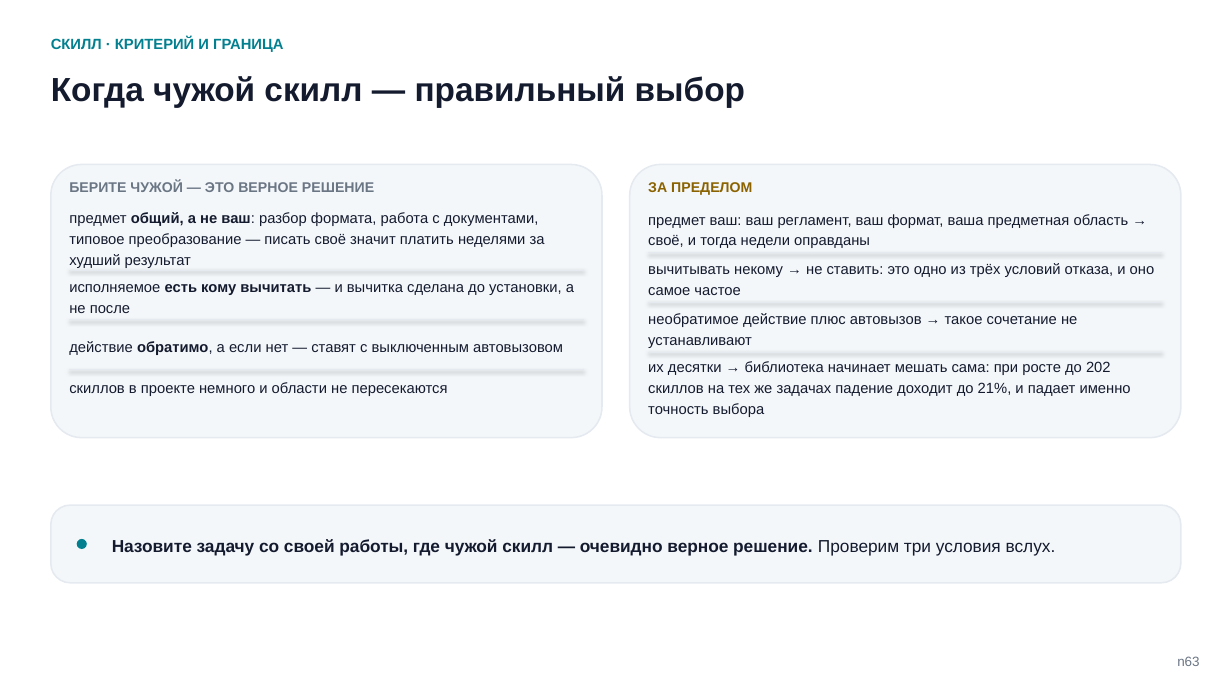
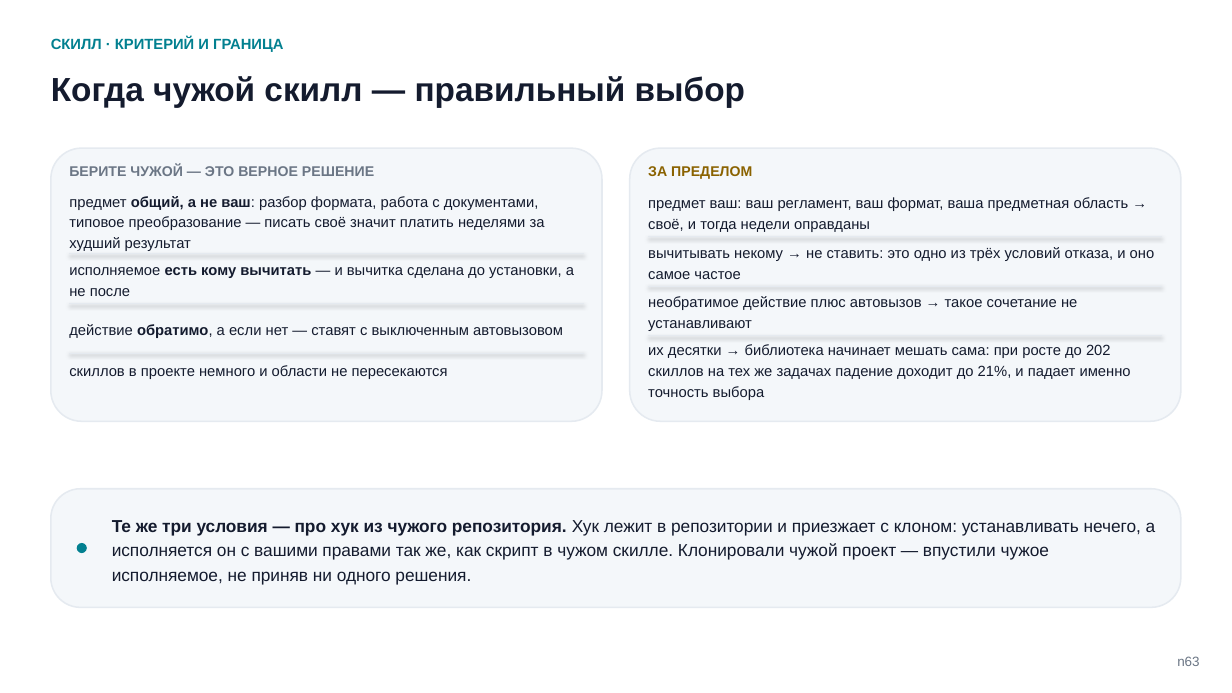
Before and after one commit to tellina-study/AI-usage-lessons, a slide deck: slide 65 of library/seminars/sem-05/rendered/sem-05.pptx. Drawn at 1232x693 pixels with LibreOffice and Linux fonts; fonts in the diff are those of the drawing. Boxes give left, top, right and bottom in pixels: in the first picture for what was removed or moved away, otherwise in the second. Text is boxed around its words. In the diff, an @@ line names an element or a change of style, - is before the commit and + after.

Commit message:
Два обхода названы разными, повтор снят; время двум пределам найдено внутри блока; узел «хук приезжает с клоном — это тоже чужое исполняемое» сведён #211

```diff
--- a/library/seminars/sem-05/rendered/sem-05.pptx
+++ b/library/seminars/sem-05/rendered/sem-05.pptx
@@ 10 texts, 6 lines, 2 rounded rectangles: place and size @@
-10 texts, 6 lines, 2 rounded rectangles at bbox=[51, 165, 1181, 438]
+10 texts, 6 lines, 2 rounded rectangles at bbox=[51, 148, 1181, 421]
@@ rounded rectangle: place and size @@
-rounded rectangle at bbox=[51, 506, 1181, 583]
+rounded rectangle at bbox=[51, 489, 1181, 607]
@@ text at bbox=[112, 520, 1156, 585]: text changed; bold off @@
-Назовите задачу со своей работы, где чужой скилл — очевидно верное решение. Проверим три условия вслух.
+Те же три условия — про хук из чужого репозитория. Хук лежит в репозитории и приезжает с клоном: устанавливать нечего, а исполняется он с вашими правами так же, как скрипт в чужом скилле. Клонировали чужой проект — впустили чужое исполняемое, не приняв ни одного решения.
@@ rounded rectangle: place and size @@
-rounded rectangle at bbox=[77, 539, 87, 549]
+rounded rectangle at bbox=[77, 543, 87, 554]
```
Also in this commit, not shown: 4 other slides changed, 17 other files.
